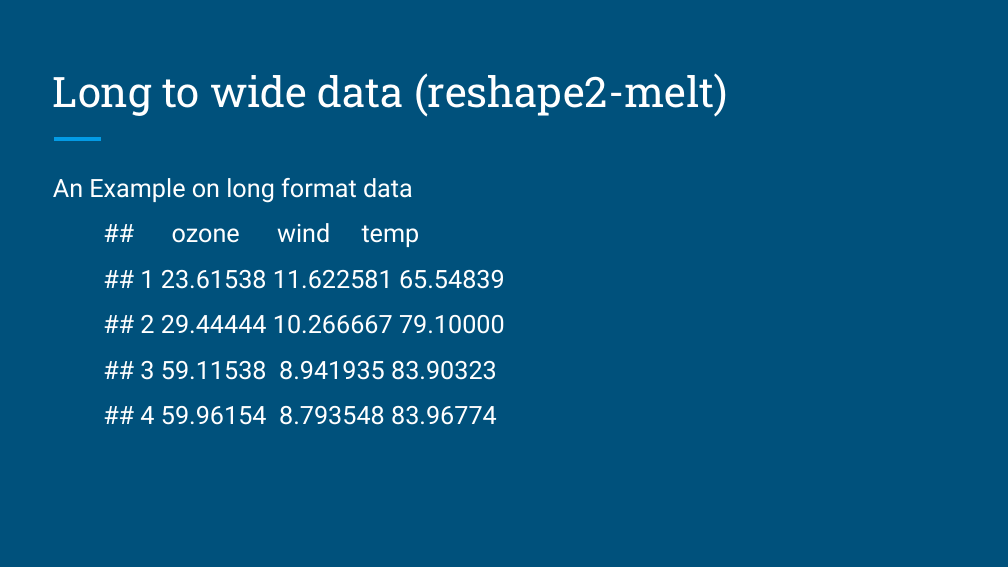
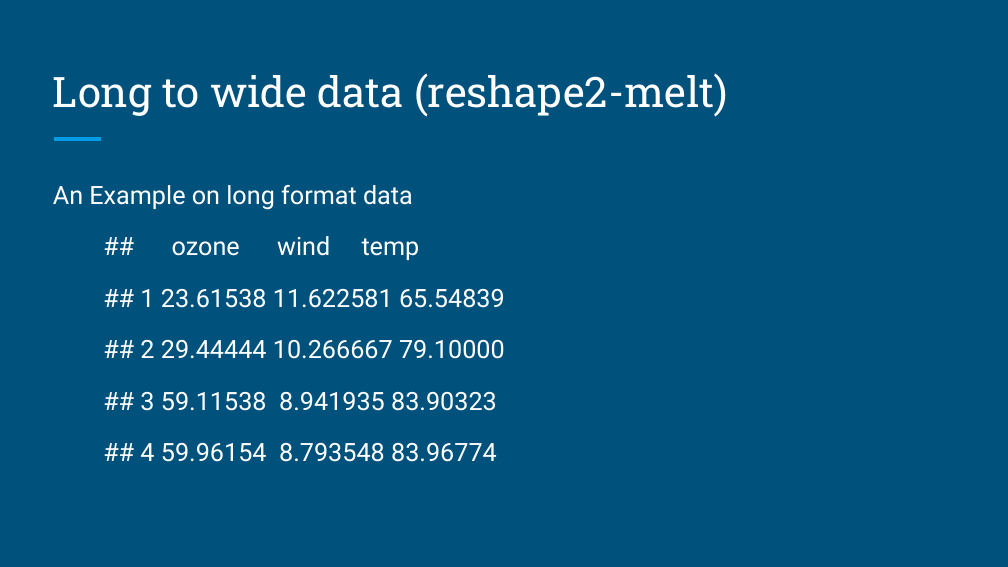
Before and after one commit to brandonyph/APB-Workshop-DataAnalyticsEssentials, a slide deck: slide 15 of Week6-Tidying-Data/W6-Tidying Data.pptx (slide 12 before the commit). Drawn at 1008x567 pixels with LibreOffice and Linux fonts; fonts in the diff are those of the drawing. Boxes give left, top, right and bottom in pixels: in the first picture for what was removed or moved away, otherwise in the second. Text is boxed around its words. In the diff, an @@ line names an element or a change of style, - is before the commit and + after.

```diff
--- a/Week6-Tidying-Data/W6-Tidying Data.pptx
+++ b/Week6-Tidying-Data/W6-Tidying Data.pptx
@@ text "An Example on long format ..." at (x1=53, y1=185, x2=505, y2=462): line spacing 0.95 to 1.15 @@
```
Also in this commit, not shown: 7 other slides changed, 3 slides added, 1 slide removed, 4 other files.
